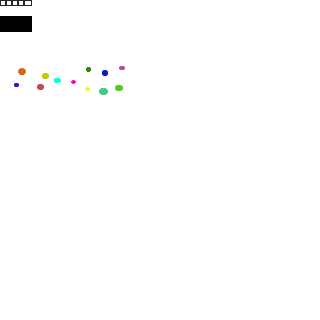
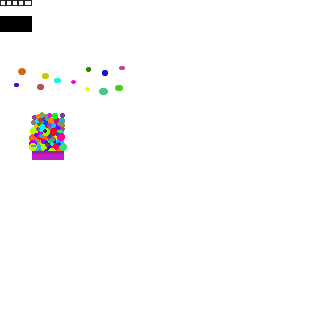
Layer changes from the first 320x320 image to the second:
painted on "Paint Layer 1 Merged" over [29, 112, 67, 161]
painted on "Background" over [29, 112, 67, 161]
